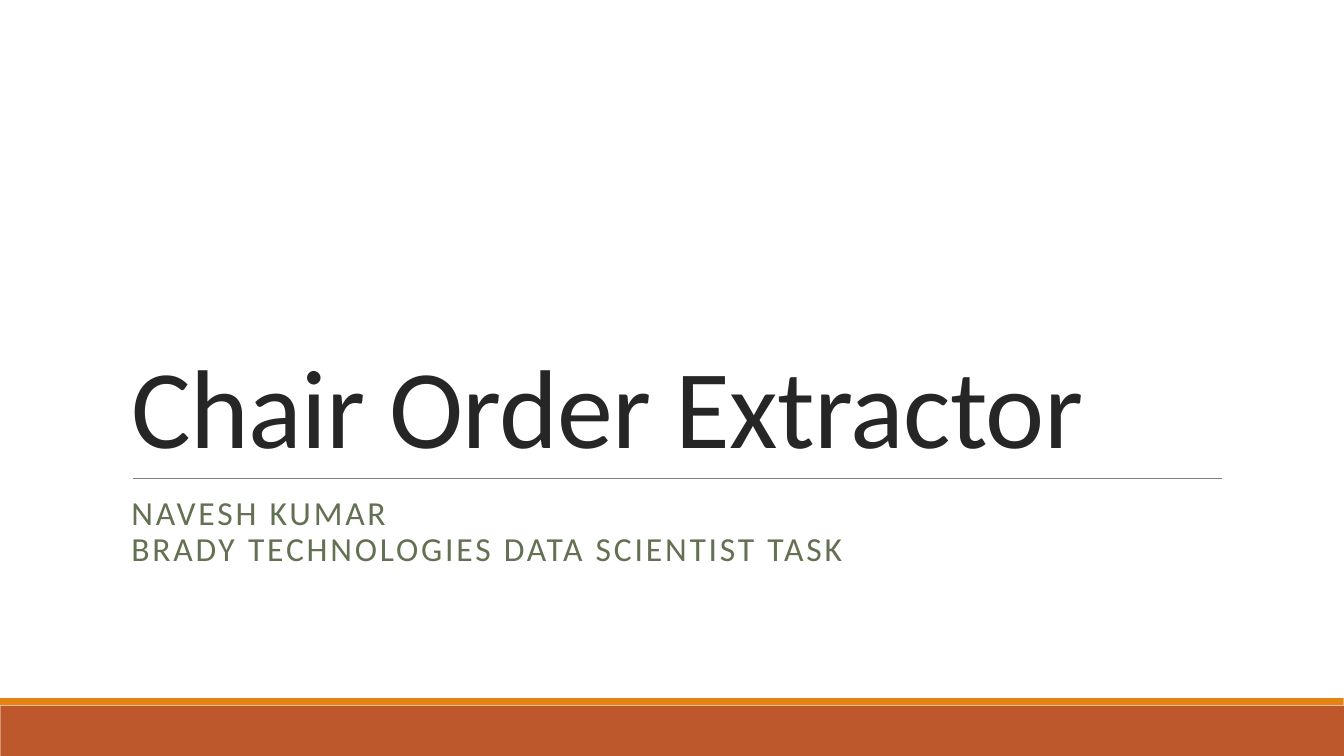
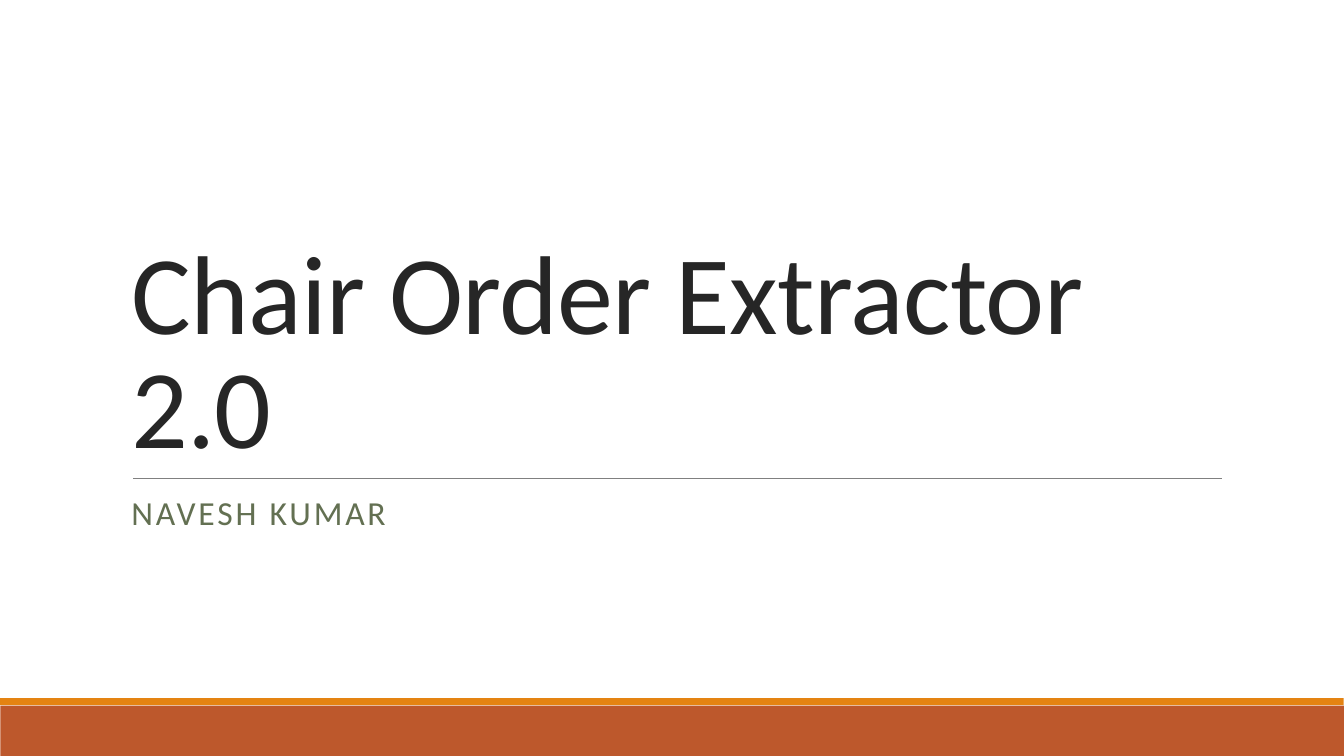
Before and after one commit to naveshkumar/bfs, a slide deck: slide 1 of solutionNaveshKumarDataScientist.pptx. Drawn at 1344x756 pixels with LibreOffice and Linux fonts; fonts in the diff are those of the drawing. Boxes give left, top, right and bottom in pixels: in the first picture for what was removed or moved away, otherwise in the second. Text is boxed around its words. In the diff, an @@ line names an element or a change of style, - is before the commit and + after.

```diff
--- a/solutionNaveshKumarDataScientist.pptx
+++ b/solutionNaveshKumarDataScientist.pptx
@@ title at [131, 256, 1084, 449]: text changed @@
-Chair Order Extractor
+Chair Order Extractor 2.0
@@ subtitle at [131, 503, 386, 525]: text changed @@
-NAVESH KUMAR
-BRADY TECHNOLOGIES DATA SCIENTIST TASK
+NAVESH KUMAR
```
Also in this commit, not shown: 2 other slides changed, 1 slide added, 1 other file.
